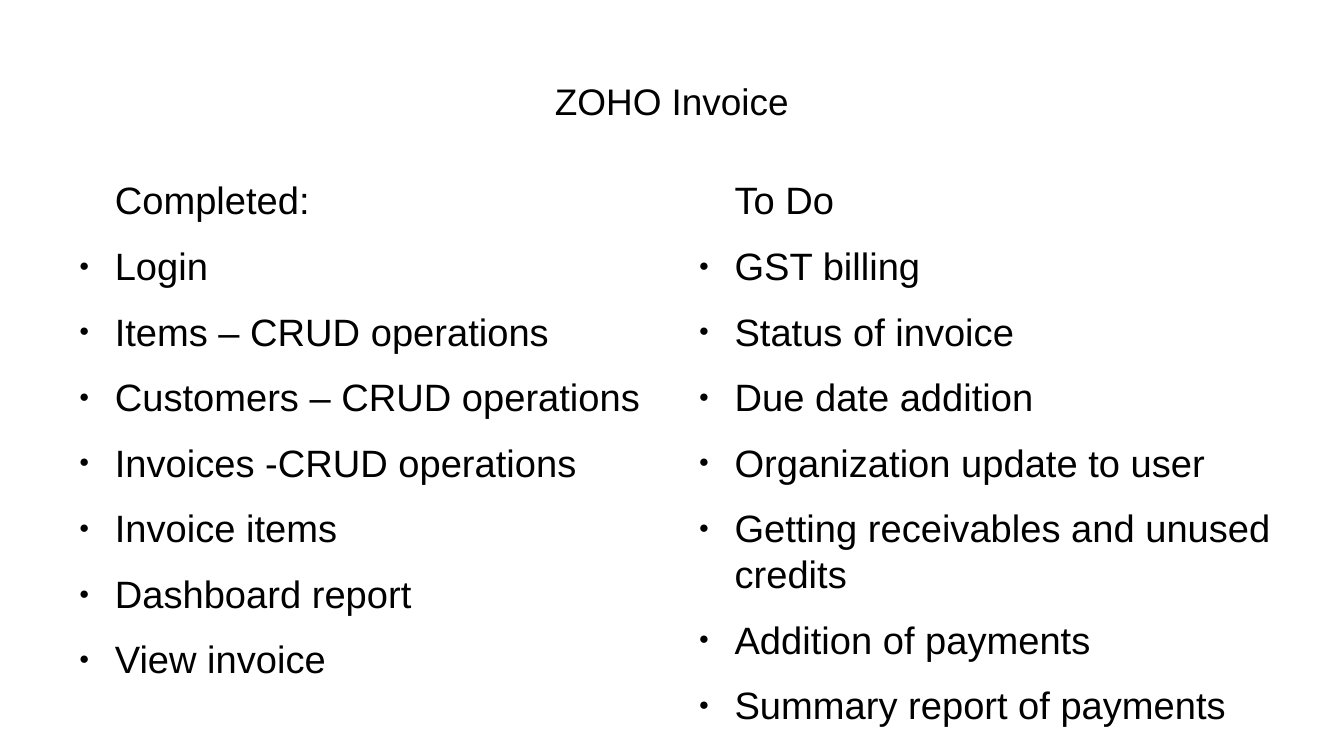
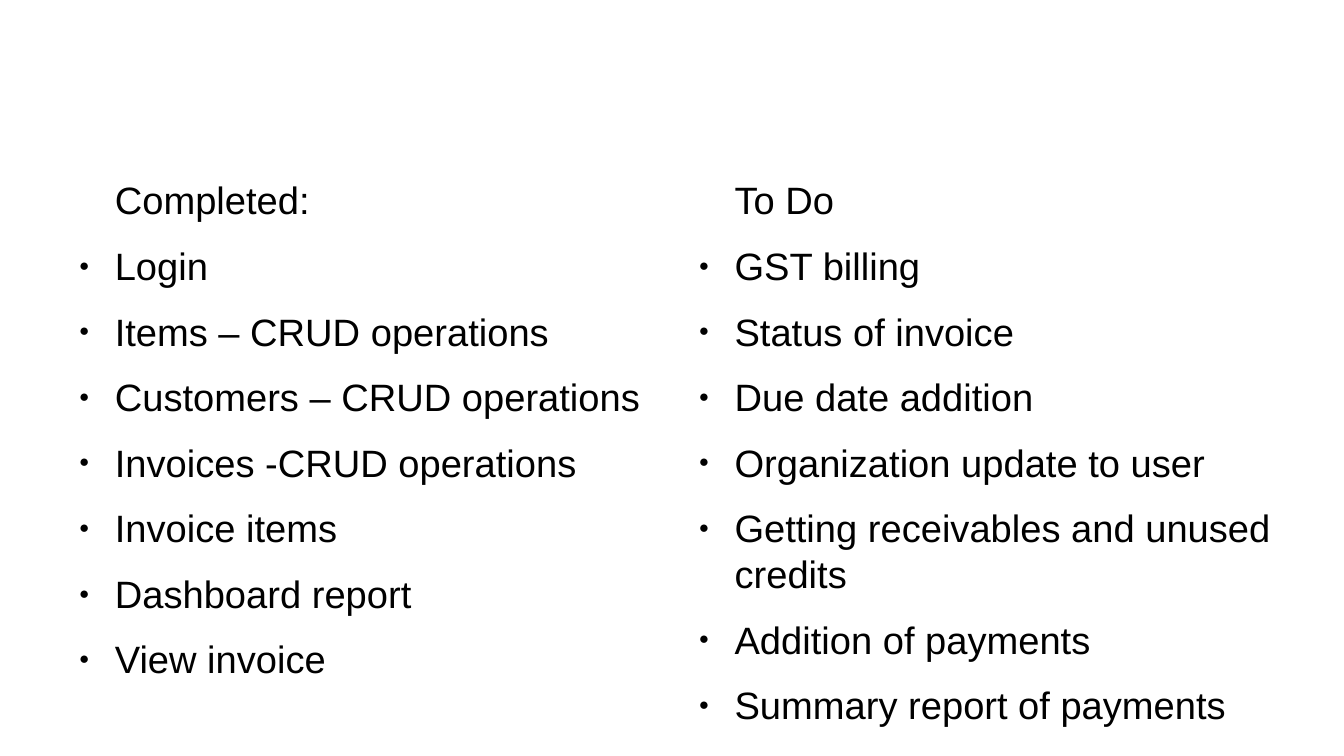
Before and after one commit to Srinivasan3009/ZohoInvoice, a slide deck: slide 2 of db.odp (slide 1 before the commit). Drawn at 1344x756 pixels with LibreOffice and Linux fonts; fonts in the diff are those of the drawing. Boxes give left, top, right and bottom in pixels: in the first picture for what was removed or moved away, otherwise in the second. Text is boxed around its words. In the diff, an @@ line names an element or a change of style, - is before the commit and + after.

Commit message:
new

```diff
--- a/db.odp
+++ b/db.odp
@@ title removed at (555,88,789,116) @@
-ZOHO Invoice
```
Also in this commit, not shown: 6 slides added.
